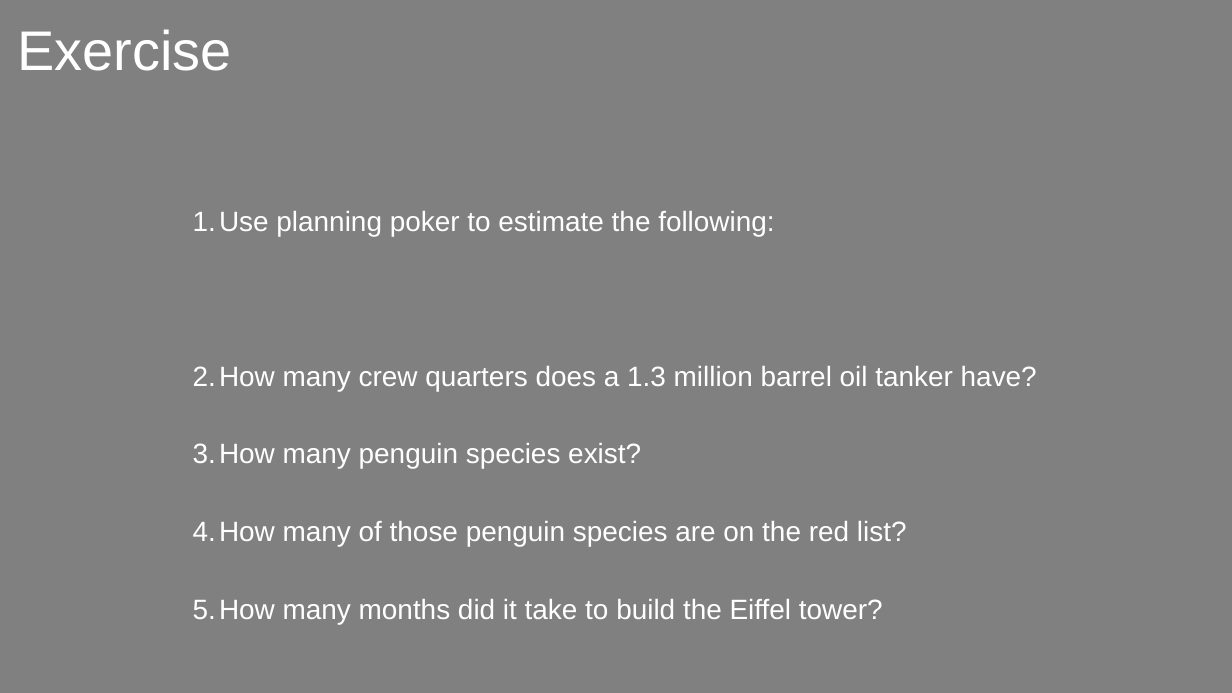
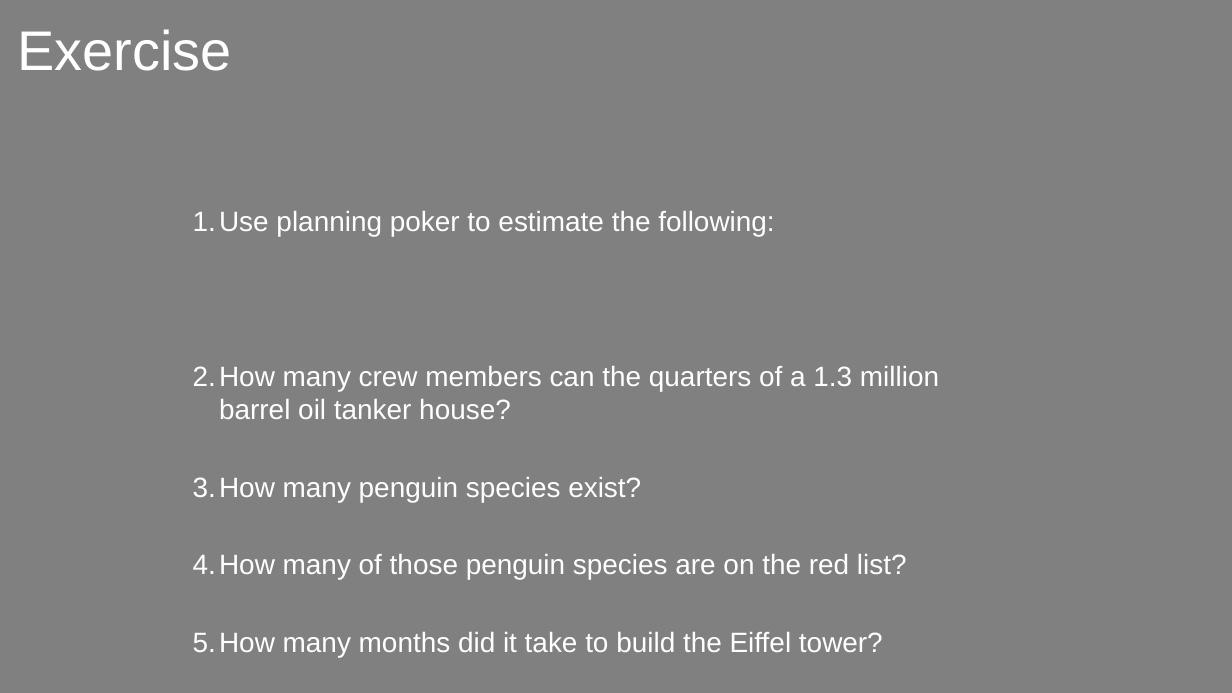
Before and after one commit to exasol/tutorials, a slide deck: slide 22 of estimating/estimating.odp (slide 16 before the commit). Drawn at 1232x693 pixels with LibreOffice and Linux fonts; fonts in the diff are those of the drawing; background and template pictures are left out. Boxes give left, top, right and bottom in pixels: in the first picture for what was removed or moved away, otherwise in the second. Text is boxed around its words. In the diff, an @@ line names an element or a change of style, - is before the commit and + after.

```diff
--- a/estimating/estimating.odp
+++ b/estimating/estimating.odp
@@ text at [219,366,939,419]: text changed @@
-2. How many crew quarters does a 1.3 million barrel oil tanker have?
+2. How many crew members can the quarters of a 1.3 million
+   barrel oil tanker house?
```
Also in this commit, not shown: 10 other slides changed, 6 slides added.
